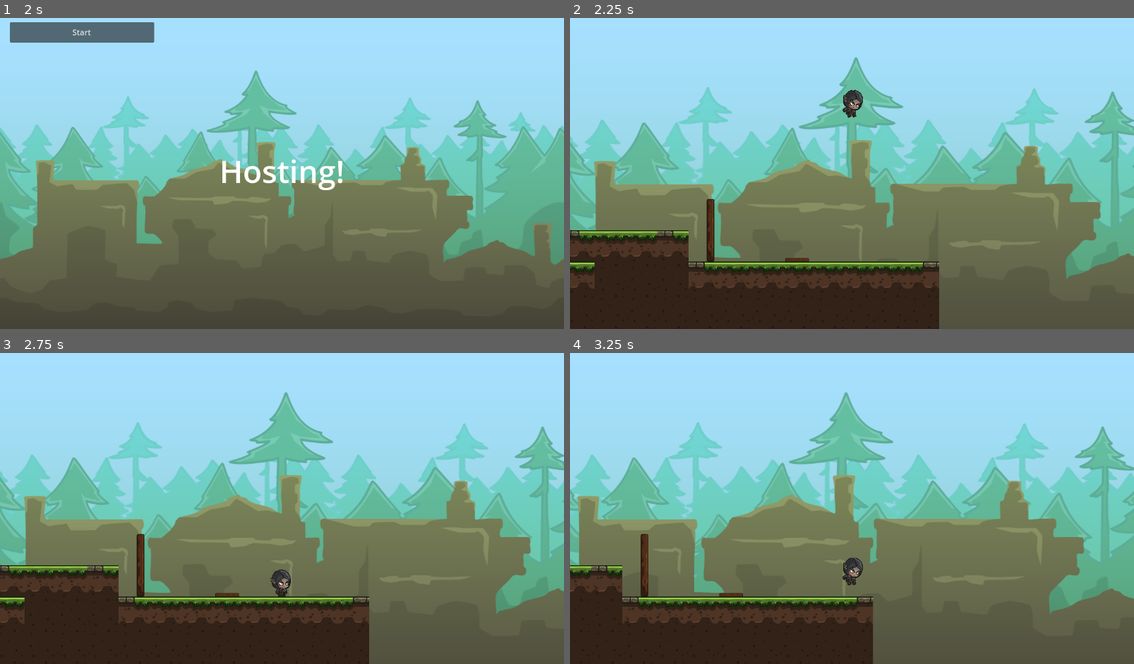
Above: before the commit, frames 1-4 (two rows, left to right).
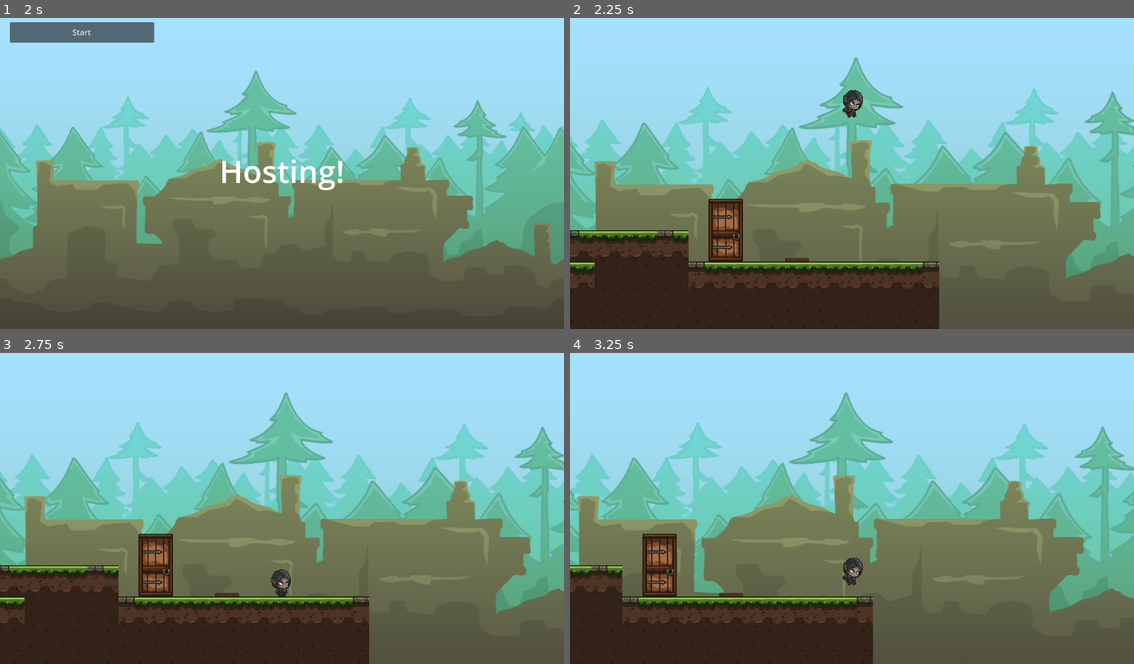
Above: after the commit, the same moments.

Repository: Nhanth123/multiplayer
Game: Godot game, scene res://scenes/menu/menu.tscn
Two runs of this game, one before a commit and one after it. Both use one fixed random seed, a clock stepped at 60 frames per second and the inputs below.
Inputs:
- Up to frame 1 (2 s): tap Enter at 0.5 s; hold D (move_right) 0.53-1.25 s; tap Space (jump) at 0.77 s; click "Host" at 1.25 s
- Up to frame 2 (2.25 s): click "Start" at 2 s
- Up to frame 3 (2.75 s): no input
- Up to frame 4 (3.25 s): hold D (move_right) from 2.78 s (still down); tap Space (jump) at 3.02 s

Frame 1 is identical in both runs. In frame 2, 1.2% of the frame differs, in the area x 24-31%, y 58-79%; in frame 3, 1.2%; in frame 4, 1.2%.

Commit message:
Feature: connecting interactables

Diff:
--- a/scenes/environment/pressure_plate.gd
+++ b/scenes/environment/pressure_plate.gd
@@ -1,5 +1,6 @@
 extends Node2D
 
+signal toggle(state)
 
 @export var is_down = false
 @export var plate_up: Sprite2D
@@ -16,6 +17,9 @@
 
 
 func _on_area_2d_body_exited(_body: Node2D) -> void:
+	if multiplayer.multiplayer_peer == null:
+		return
+
 	if not multiplayer.is_server():
 		return
 
@@ -24,6 +28,7 @@
 
 func update_on_plate():
 	is_down = bodies_on_plate >= 1
+	toggle.emit(is_down)
 	set_plate_properties()
 
 func set_plate_properties():
--- a/scenes/level_01.tscn
+++ b/scenes/level_01.tscn
@@ -88,7 +88,6 @@
 
 [node name="Door" parent="Interactable" instance=ExtResource("7_71fdy")]
 position = Vector2(429, -192)
-is_open = true
 
 [node name="Players" type="Node" parent="."]
 
@@ -105,3 +104,6 @@
 
 [node name="SpawnPoint_1" type="Node2D" parent="Players"]
 position = Vector2(651, -244)
+
+[connection signal="toggle" from="Interactable/PressurePlate" to="." method="_on_pressure_plate_toggle"]
+[connection signal="toggle" from="Interactable/PressurePlate" to="Interactable/Door" method="activate"]
--- a/scripts/level.gd
+++ b/scripts/level.gd
@@ -45,3 +45,7 @@
 	if next_spawn_point_index >= len(spawn_points):
 		next_spawn_point_index = 0
 	return spawn_point
+
+
+func _on_pressure_plate_toggle(state: Variant) -> void:
+	pass # Replace with function body.
